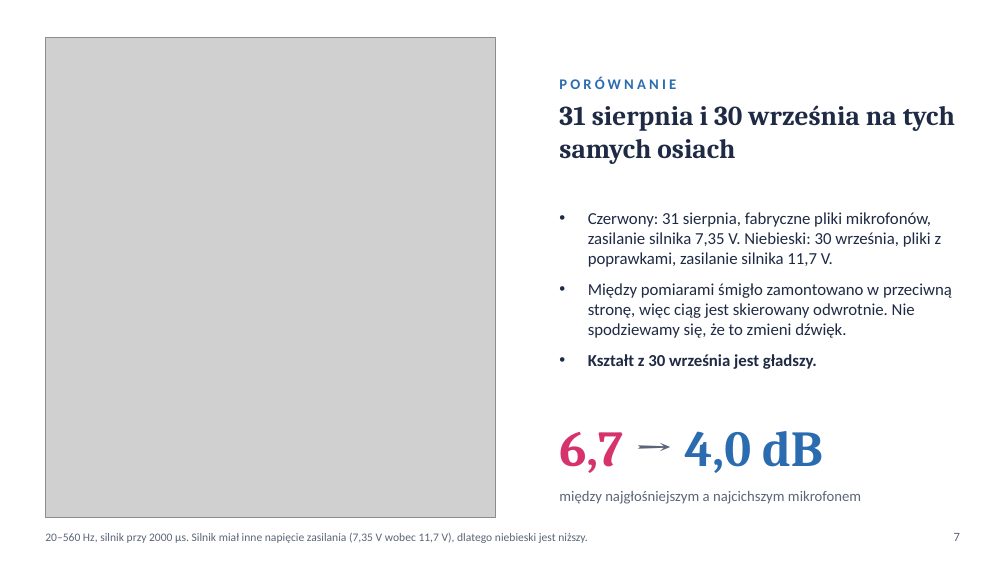
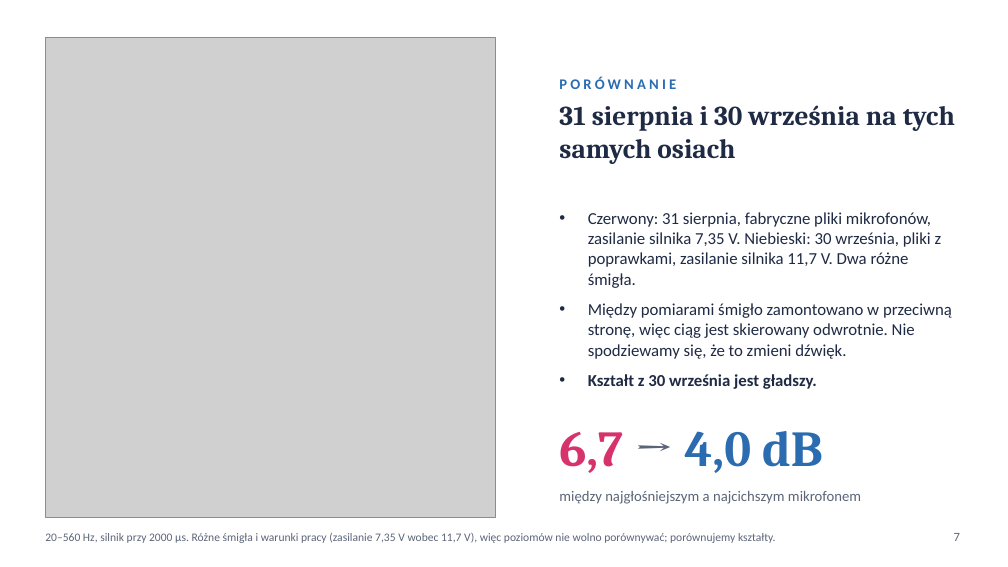
Before and after one commit to asdfgh0318/SoundVisualizer, a slide deck: slide 7 of docs/analysis/chamber-final-2026-10-01/slides/chamber-slides-pl.pptx. Drawn at 1008x567 pixels with LibreOffice and Linux fonts; fonts in the diff are those of the drawing; grey boxes stand for pictures. Boxes give left, top, right and bottom in pixels: in the first picture for what was removed or moved away, otherwise in the second. Text is boxed around its words. In the diff, an @@ line names an element or a change of style, - is before the commit and + after.

```diff
--- a/docs/analysis/chamber-final-2026-10-01/slides/chamber-slides-pl.pptx
+++ b/docs/analysis/chamber-final-2026-10-01/slides/chamber-slides-pl.pptx
@@ text at <box>588,212,942,288</box>: text changed @@
-• Czerwony: 31 sierpnia, fabryczne pliki mikrofonów, zasilanie silnika 7,35 V. Niebieski: 30 września, pliki z poprawkami, zasilanie silnika 11,7 V.
+• Czerwony: 31 sierpnia, fabryczne pliki mikrofonów, zasilanie silnika 7,35 V. Niebieski: 30 września, pliki z poprawkami, zasilanie silnika 11,7 V. Dwa różne śmigła.
@@ text at <box>45,533,776,543</box>: text changed @@
-20–560 Hz, silnik przy 2000 µs. Silnik miał inne napięcie zasilania (7,35 V wobec 11,7 V), dlatego niebieski jest niższy.
+20–560 Hz, silnik przy 2000 µs. Różne śmigła i warunki pracy (zasilanie 7,35 V wobec 11,7 V), więc poziomów nie wolno porównywać; porównujemy kształty.
```
Also in this commit, not shown: 6 other files.
